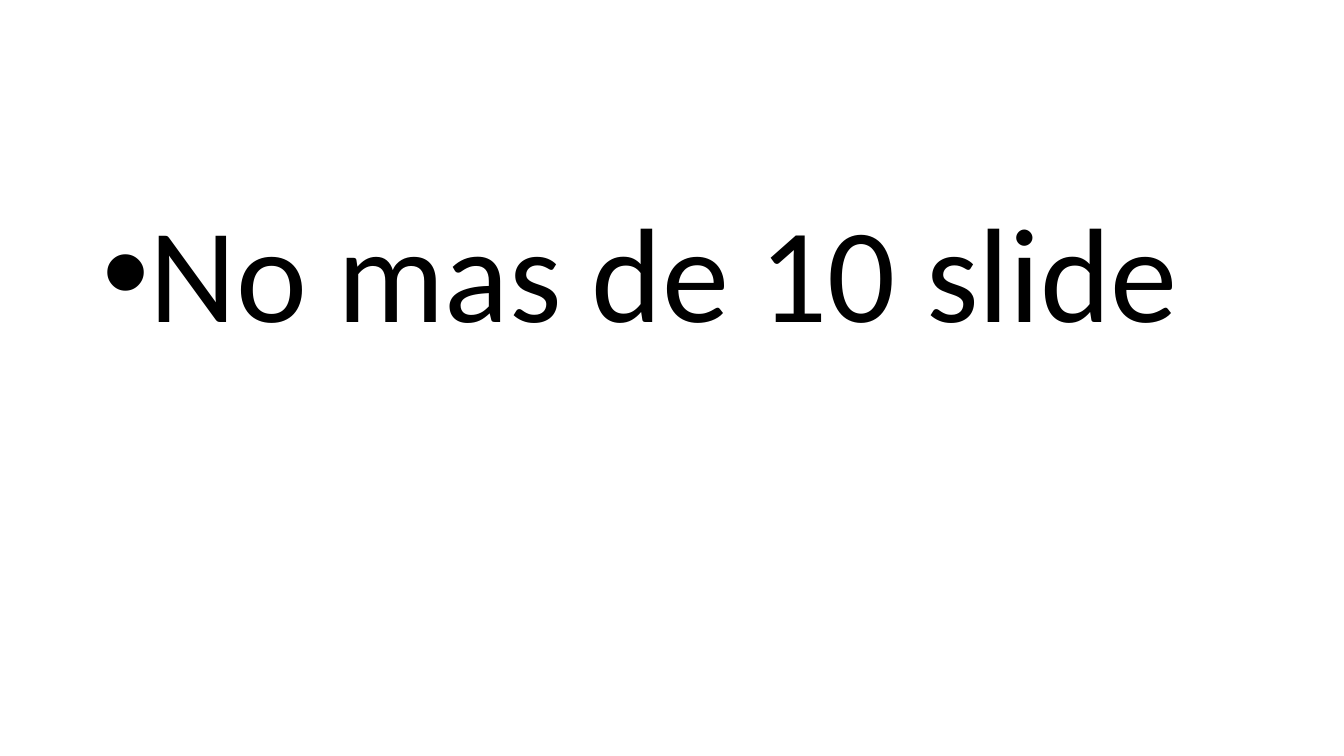
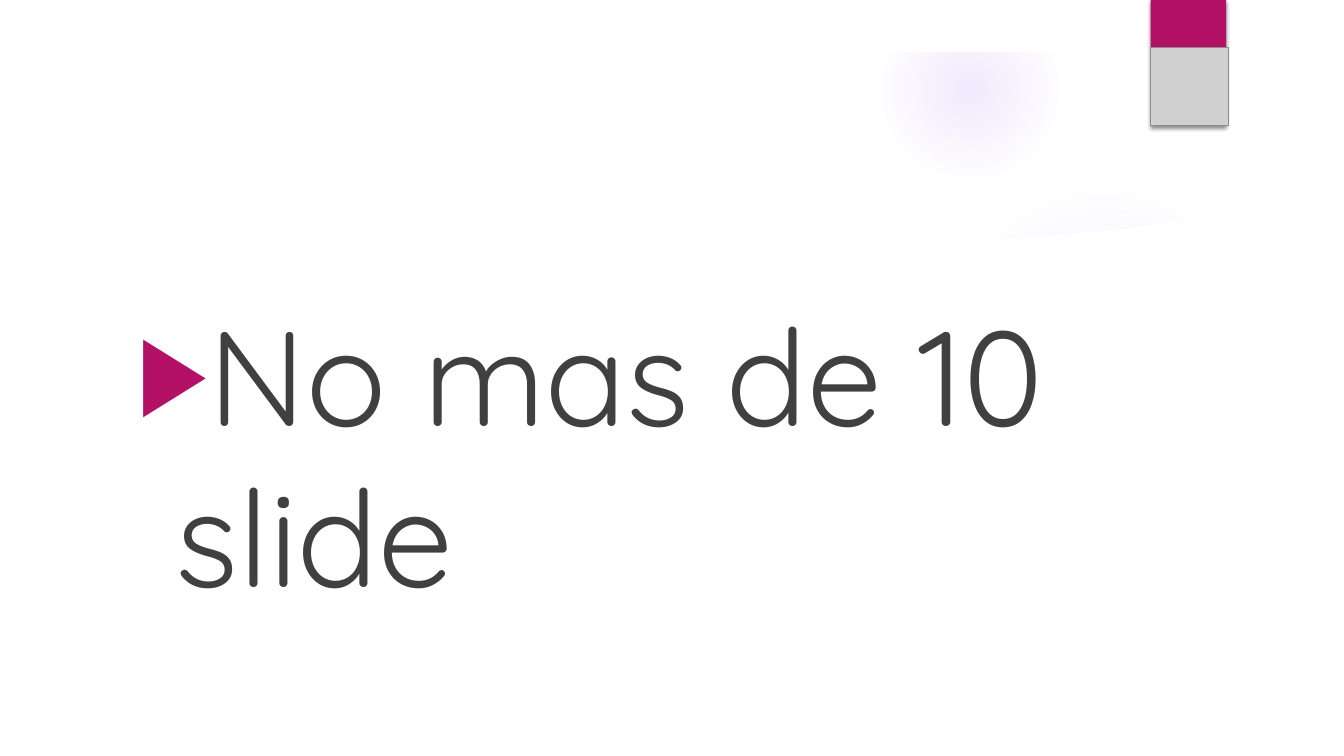
Before and after one commit to AlejandroMunozA/Trabajo_BigData, a slide deck: slide 9 of Trabajo_BigData.pptx (slide 10 before the commit). Drawn at 1344x756 pixels with LibreOffice and Linux fonts; fonts in the diff are those of the drawing; grey boxes stand for pictures; background and template pictures are left out. Boxes give left, top, right and bottom in pixels: in the first picture for what was removed or moved away, otherwise in the second. Text is boxed around its words. In the diff, an @@ line names an element or a change of style, - is before the commit and + after.

```diff
--- a/Trabajo_BigData.pptx
+++ b/Trabajo_BigData.pptx
@@ group added at box(0, 0, 1344, 756): 4 ellipses, 3 freeform shapes @@
@@ rectangle added at box(1150, 0, 1226, 126), fill #B31166 @@
@@ picture added at box(1150, 47, 1228, 125) @@
@@ text "No mas de 10 slide": place and size @@
-text "No mas de 10 slide" at box(149, 228, 1177, 323)
+text "No mas de 10 slide" at box(175, 326, 1044, 589)
@@ text "No mas de 10 slide" at box(175, 326, 1044, 589): font Calibri to Quicksand, text colour #000000 to #404040; bullet • to ▶; line spacing 0.9 to 1 @@
```
Also in this commit, not shown: 5 other slides changed, 4 slides added, 4 slides removed, 2 other files.
